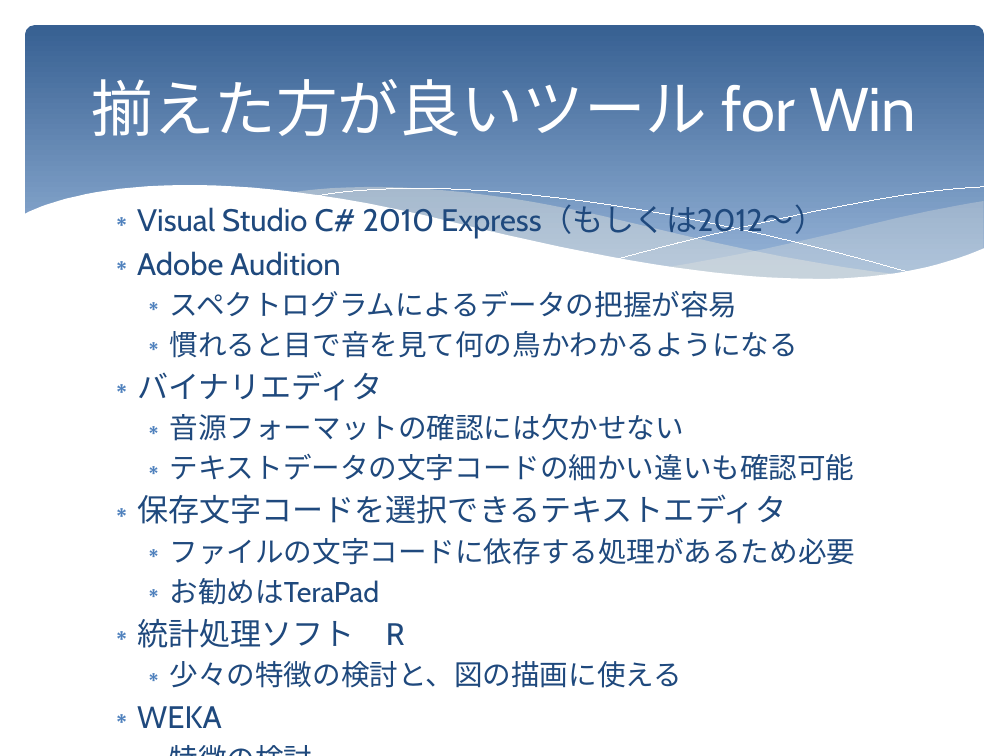
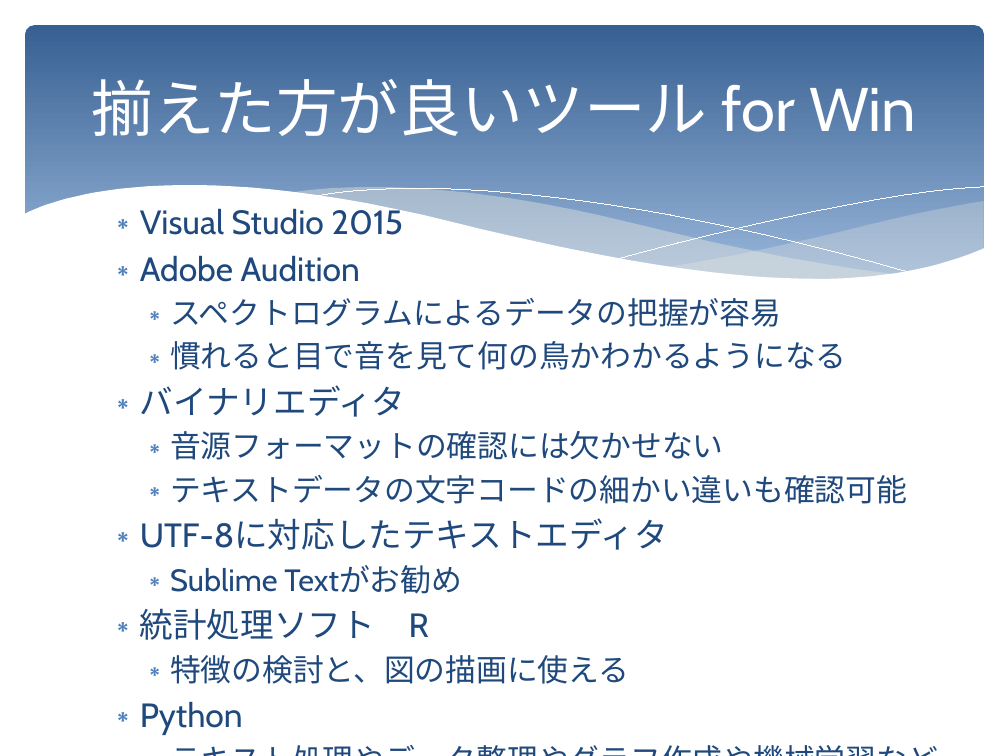
Before and after one commit to KatsuhiroMorishita/birdsong_project, a slide deck: slide 2 of doc/他に揃えたいツール.pptx. Drawn at 1008x756 pixels with LibreOffice and Linux fonts; fonts in the diff are those of the drawing. Boxes give left, top, right and bottom in pixels: in the first picture for what was removed or moved away, otherwise in the second. Text is boxed around its words. In the diff, an @@ line names an element or a change of style, - is before the commit and + after.

Commit message:
ドキュメントの更新
説明書における記述の古い部分を修正した。

```diff
--- a/doc/他に揃えたいツール.pptx
+++ b/doc/他に揃えたいツール.pptx
@@ text at (140, 206, 403, 235): text changed; size 22.2 to 24 pt @@
-∗ Visual Studio C# 2010 Express（もしくは2012～）
+∗ Visual Studio 2015
@@ text at (140, 255, 907, 640): size 22.2 to 24 pt in "Adobe Audition", "バイナリエディタ", "統計処理ソフト R"; size 20.4 to 22 pt in "スペクトログラムによるデータの把握が容易", "慣れると目で音を見て何の鳥かわかるようになる", "音源フォーマットの確認には欠かせない", "テキストデータの文字コードの細かい違いも確認可能" @@
@@ text at (140, 519, 668, 594): text changed; size 20.4 to 24 pt @@
-∗ 保存文字コードを選択できるテキストエディタ
-  ∗ ファイルの文字コードに依存する処理があるため必要
-  ∗ お勧めはTeraPad
+∗ UTF-8に対応したテキストエディタ
+  ∗ Sublime Textがお勧め
@@ text at (140, 655, 629, 735): text changed; size 20.4 to 22 pt @@
-  ∗ 少々の特徴の検討と、図の描画に使える
-∗ WEKA
-  ∗ 特徴の検討
+  ∗ 特徴の検討と、図の描画に使える
+∗ Python
+  ∗ テキスト処理やデータ整理やグラフ作成や機械学習など
```
Also in this commit, not shown: 2 other slides changed, 1 slide added, 1 slide removed, 9 other files.
